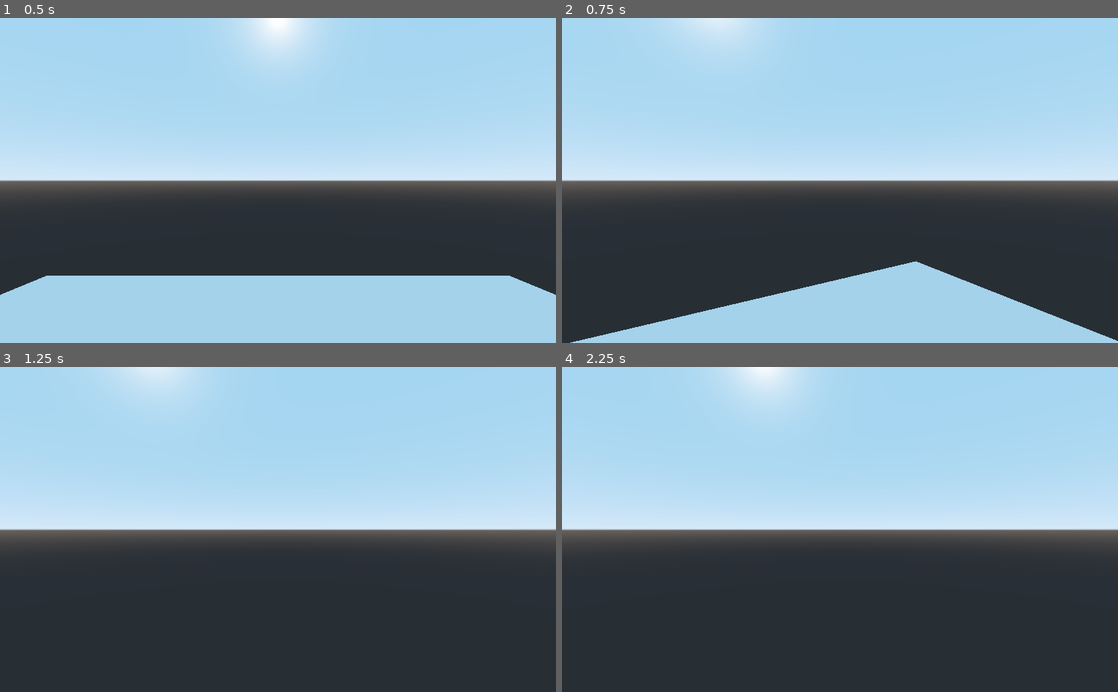
Above: before the commit, frames 1-4 (two rows, left to right).
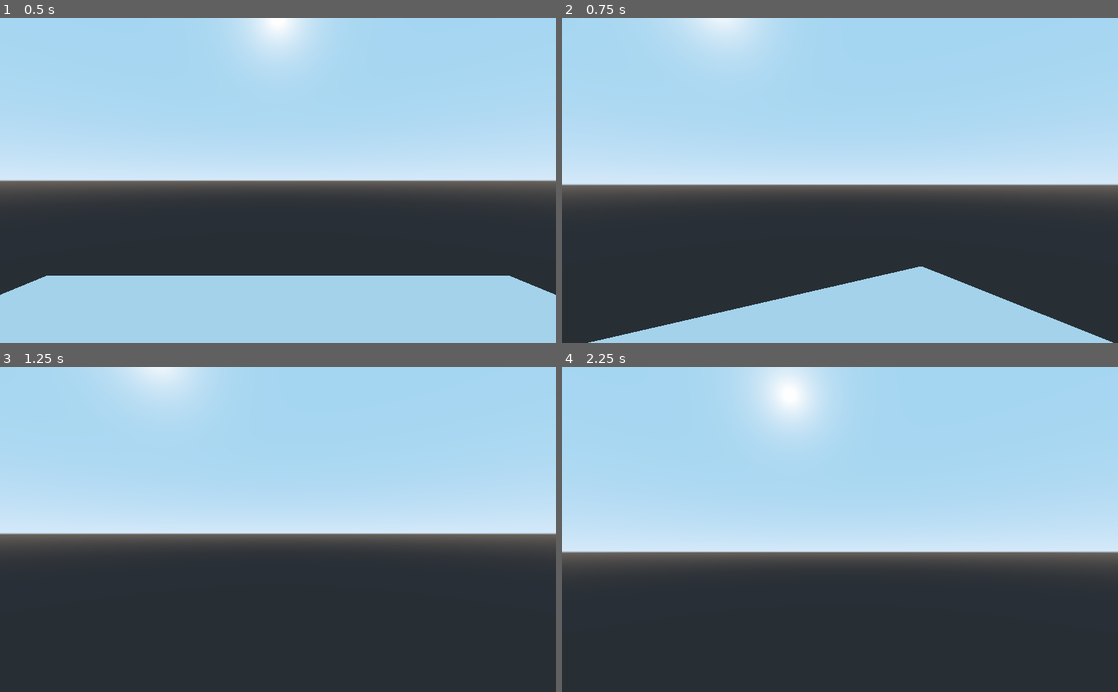
Above: after the commit, the same moments.

Repository: sox20/Castellum
Game: Godot game, scene res://Scenes/Player.tscn
Two runs of this game, one before a commit and one after it. Both use one fixed random seed, a clock stepped at 60 frames per second and the inputs below. The project has no main scene, so this scene is started directly.
Inputs (mouse positions are in pixels of both pictures, inside the frame that each line leads up to):
- Up to frame 1 (0.5 s): no input
- Up to frame 2 (0.75 s): tap Enter at 0.5 s; move the mouse to (867, 180) at 0.52 s; hold W (movement_forward) from 0.53 s (still down)
- Up to frame 3 (1.25 s): keep holding W (movement_forward); tap Space (movement_jump) at 0.77 s
- Up to frame 4 (2.25 s): keep holding W (movement_forward); tap Space (movement_jump) at 1.25, 1.52 s; move the mouse to (812, 529) at 1.27 s; tap Enter at 2 s; move the mouse to (851, 523) at 2.02 s

Frame 1 is identical in both runs. In frame 2, 3.0% of the frame differs, in the area x 0-100%, y 49-100%; in frame 3, 1.7%; in frame 4, 12%, in the area x 0-100%, y 0-62%.

Commit message:
Update player_movement.gd

Diff:
--- a/Castellum/Scripts/player_movement.gd
+++ b/Castellum/Scripts/player_movement.gd
@@ -83,7 +83,7 @@
 
 func _input(event):
 	if event is InputEventMouseMotion and Input.get_mouse_mode() == Input.MOUSE_MODE_CAPTURED:
-		rotation_help.rotate_y(deg2rad(event.relative.y * mouse_sensitivity))
+		rotation_help.rotate_x(deg2rad(event.relative.y * mouse_sensitivity * -1))
 		self.rotate_y(deg2rad(event.relative.x * mouse_sensitivity * -1))
 
 		var camera_rot = rotation_help.rotation_degrees
